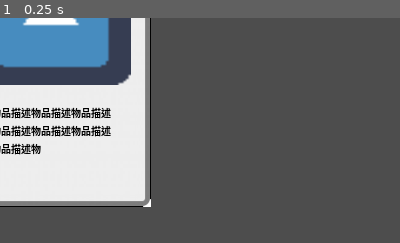
Above: before the commit, frame 1.
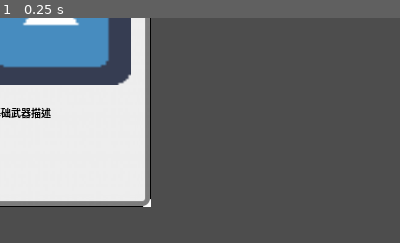
Above: after the commit, the same moment.

Repository: storyoftime66/ColorSurvivor
Game: Godot game, scene res://Levels/Main.tscn
Two runs of this game, one before a commit and one after it. Both use one fixed random seed, a clock stepped at 60 frames per second and the inputs below. The engine's default icon, where the game draws it, is replaced by a stand-in: a white triangle on a blue panel in a dark square.
Inputs:
- Up to frame 1 (0.25 s): no input
The pictures show only the part of the screen within x 0-50%, y 28-78%; the shares and areas given below are measured in that part.

The runs differ from the first frame. In frame 1, 2.4% of the frame differs, in the area x 0-28%, y 39-61%.
Error in both runs: Compile Error: Identifier not found: velocity (res://characters/player/player_character.gd:73)

Commit message:
道具显示控件

Diff:
--- a/Levels/Main.gd
+++ b/Levels/Main.gd
@@ -24,6 +24,8 @@
 	print(state.get_node_instance(1) == comp_scene)
 	print(null_scene == null)
 
+#	$ItemTile
+
 
 # Called every frame. 'delta' is the elapsed time since the previous frame.
 func _process(delta):
--- a/Levels/Main.tscn
+++ b/Levels/Main.tscn
@@ -1,7 +1,8 @@
-[gd_scene load_steps=3 format=3 uid="uid://3lhqg1jspg33"]
+[gd_scene load_steps=4 format=3 uid="uid://3lhqg1jspg33"]
 
 [ext_resource type="PackedScene" uid="uid://ck2ns46k4s741" path="res://ui/gameplay/item_tile.tscn" id="2_rxtjq"]
 [ext_resource type="Script" path="res://Levels/Main.gd" id="3"]
+[ext_resource type="PackedScene" uid="uid://ce578vgimeu1f" path="res://weapons/base_weapon.tscn" id="3_y0f2t"]
 
 [node name="Main" type="Node"]
 script = ExtResource("3")
@@ -11,3 +12,4 @@
 offset_top = -179.0
 offset_right = -249.0
 offset_bottom = 91.0
+item_scene = ExtResource("3_y0f2t")
--- a/ui/gameplay/item_tile.gd
+++ b/ui/gameplay/item_tile.gd
@@ -33,9 +33,10 @@
 		for prop_idx in range(state.get_node_property_count(node_idx)):
 			match state.get_node_property_name(node_idx, prop_idx):
 				"item_name":
+					print(state.get_node_property_value(node_idx, prop_idx))
 					pass
 				"item_icon":
-					pass
+					icon.texture = state.get_node_property_value(node_idx, prop_idx)
 				"description":
-					pass
+					description.text = state.get_node_property_value(node_idx, prop_idx)
 		break
--- a/weapon_components/item_component/item_component.gd
+++ b/weapon_components/item_component/item_component.gd
@@ -1,7 +1,7 @@
 class_name ItemComponent extends Node
 # 道具组件，拥有该组件的场景被视为“道具”。该类为纯数据类
 
-
-@export var item_name : String
-@export var item_icon : Texture2D
-@export var description : String
+@export_group("Item Properties")
+@export var item_name : String			## 道具名称
+@export var item_icon : Texture2D		## 道具图标
+@export var description : String		## 道具效果描述
--- a/weapons/base_weapon.tscn
+++ b/weapons/base_weapon.tscn
@@ -1,6 +1,8 @@
-[gd_scene load_steps=2 format=3 uid="uid://ce578vgimeu1f"]
+[gd_scene load_steps=4 format=3 uid="uid://ce578vgimeu1f"]
 
 [ext_resource type="Script" path="res://weapons/base_weapon.gd" id="1"]
+[ext_resource type="PackedScene" uid="uid://c4iuglwcbjtbk" path="res://weapon_components/item_component/item_component.tscn" id="2_behqf"]
+[ext_resource type="Texture2D" uid="uid://ohnrcoo1emvj" path="res://icon.png" id="3_cx3rt"]
 
 [node name="BaseWeapon" type="Node2D"]
 script = ExtResource("1")
@@ -10,5 +12,10 @@
 
 [node name="ShootingIntervalTimer" type="Timer" parent="."]
 
+[node name="ItemComponent" parent="." instance=ExtResource("2_behqf")]
+item_name = "基础武器"
+item_icon = ExtResource("3_cx3rt")
+description = "基础武器描述"
+
 [connection signal="timeout" from="ShootingTimer" to="." method="shoot"]
 [connection signal="timeout" from="ShootingIntervalTimer" to="." method="shoot_single_projectile"]
